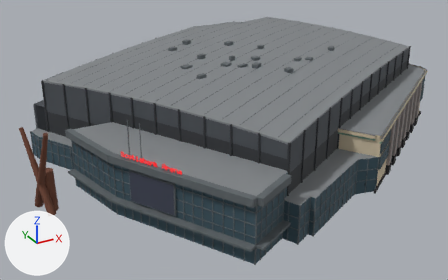
An edit to the glTF model public/models/buildings/scotiabank-arena-near.glb, drawn before and after from the same camera.
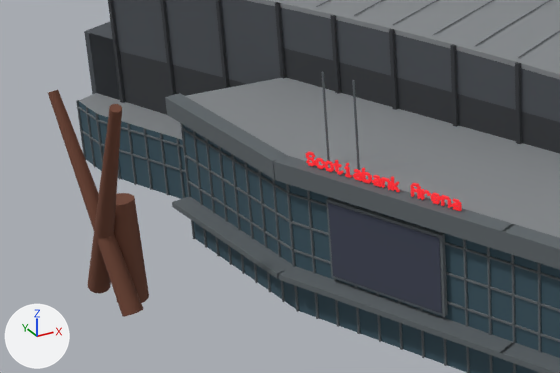
Old and new are each drawn whole from a camera (50 mm lens) standing at (-115.4, -191.3, 93.8) and looking at (-13.9, -6.8, 1.6) and again close up on the part from 0% to 49% of the width and 33% to 85% of the height. Arrows for +X, +Y and +Z are at lower left; the lights stay in place. The older version's two pictures come first. Where no turn or scale is listed for an object, it has been applied to the vertices. Vertices at exactly the same position are counted once.

Before the edit, the objects in view are built like this:
```python
me_mesh_10 = bpy.data.meshes.new('Mesh_10')
me_mesh_10.from_pydata(...)  # 78 vertices, 144 faces; spans x -87.4..-80.2, y -34.5..-17.3, z 0.1..28.6
me_mesh_10.materials.append(mat_corten)  # brown #6e4230
me_mesh_6 = bpy.data.meshes.new('Mesh_6')
me_mesh_6.from_pydata(...)  # 1025 vertices, 1620 faces; spans x -78.0..74.0, y -78.0..73.0, z 9.0..31.0
me_mesh_6.materials.append(mat_roof)  # grey #83878a
me_mesh_9 = bpy.data.meshes.new('Mesh_9')
me_mesh_9.from_pydata(...)  # 660 vertices, 1440 faces; spans x -64.9..-54.7, y -58.3..-39.7, z 20.0..21.6
me_mesh_9.materials.append(mat_sign)  # red #d9232b, glowing red #d9232b
ob_scotiabank_arena_0_corten = bpy.data.objects.new('scotiabank-arena-0-corten', me_mesh_10)
ob_scotiabank_arena_0_corten.location = (0.0, 0.0, 0.0)
ob_scotiabank_arena_0_roof = bpy.data.objects.new('scotiabank-arena-0-roof', me_mesh_6)
ob_scotiabank_arena_0_roof.location = (0.0, 0.0, 0.0)
ob_scotiabank_arena_0_sign = bpy.data.objects.new('scotiabank-arena-0-sign', me_mesh_9)
ob_scotiabank_arena_0_sign.location = (0.0, 0.0, 0.0)
# also in view: 'scotiabank-arena-0-louvre' at (-4.1, -5.2, 15.5); 'scotiabank-arena-0-frame' at (-2.4, -5.1, 16.2); 'scotiabank-arena-0-cladding' at (-2.6, -5.3, 14.8); 'scotiabank-arena-0-glass' at (-2.4, -4.1, 9.8); 'scotiabank-arena-0-glow' at (-59.9, -49.1, 11.6)
```
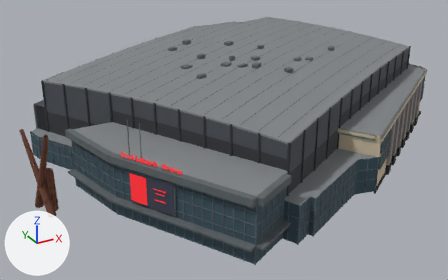
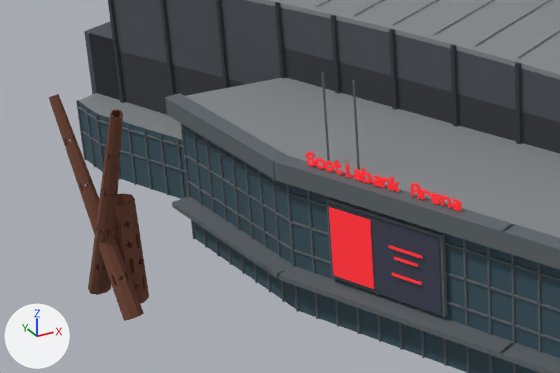
What differs and where, as boxes (x1, y1, x2, y2) in the close-ups (560 x 373 px):
'scotiabank-arena-0-corten', reshaped: before (48, 90, 149, 317); after (49, 94, 149, 321)
part 1 of me_mesh_9, added (red): after (329, 207, 422, 289)
part 2 of me_mesh_10, rebuilt: before (88, 104, 122, 293); after (88, 109, 123, 295)
part 3 of me_mesh_10, rebuilt: before (48, 90, 143, 317); after (49, 94, 144, 321)
part 4 of me_mesh_10, rebuilt: before (114, 193, 149, 303); after (115, 193, 149, 304)

Diff of the bpy script that builds the scene:
```diff
--- a/public/models/buildings/scotiabank-arena-near.glb.py
+++ b/public/models/buildings/scotiabank-arena-near.glb.py
@@ me_mesh_9 @@
 # used by ob_scotiabank_arena_0_sign; location = (0.0, 0.0, 0.0)
-me_mesh_9.from_pydata(...)  # 660 vertices, 1440 faces; spans x -64.9..-54.7, y -58.3..-39.7, z 20.0..21.6
+me_mesh_9.from_pydata(...)  # 692 vertices, 1488 faces; spans x -64.9..-54.7, y -58.3..-39.7, z 7.3..21.6
+# me_mesh_9 part 1
+# 32 vertices are added at x -63.7..-57.7, y -54.3..-42.8, z 7.3..15.8
+# 48 new faces join them
 me_mesh_9.materials.append(mat_sign)
@@ me_mesh_10 @@
 # used by ob_scotiabank_arena_0_corten; location = (0.0, 0.0, 0.0)
-me_mesh_10.from_pydata(...)  # 78 vertices, 144 faces; spans x -87.4..-80.2, y -34.5..-17.3, z 0.1..28.6
+me_mesh_10.from_pydata(...)  # 1642 vertices, 3744 faces; spans x -87.4..-80.3, y -34.5..-17.4, z 0.0..28.0
+# me_mesh_10 part 2: the loose piece of 26 vertices spanning x -86.4..-82.7, y -34.5..-18.9, z 0.1..28.6 is rebuilt with 549 vertices and now spans x -86.3..-82.7, y -34.5..-19.0, z 0.0..28.0
+# me_mesh_10 part 3: the loose piece of 26 vertices spanning x -87.4..-81.9, y -29.6..-17.3, z 0.1..25.4 is rebuilt with 545 vertices and now spans x -87.4..-82.0, y -29.5..-17.4, z 0.0..24.8
+# me_mesh_10 part 4: the loose piece of 26 vertices spanning x -84.0..-80.2, y -26.0..-22.2, z 0.1..13.1 is rebuilt with 548 vertices and now spans x -83.9..-80.3, y -25.8..-22.3, z 0.0..13.0
 me_mesh_10.materials.append(mat_corten)
```
